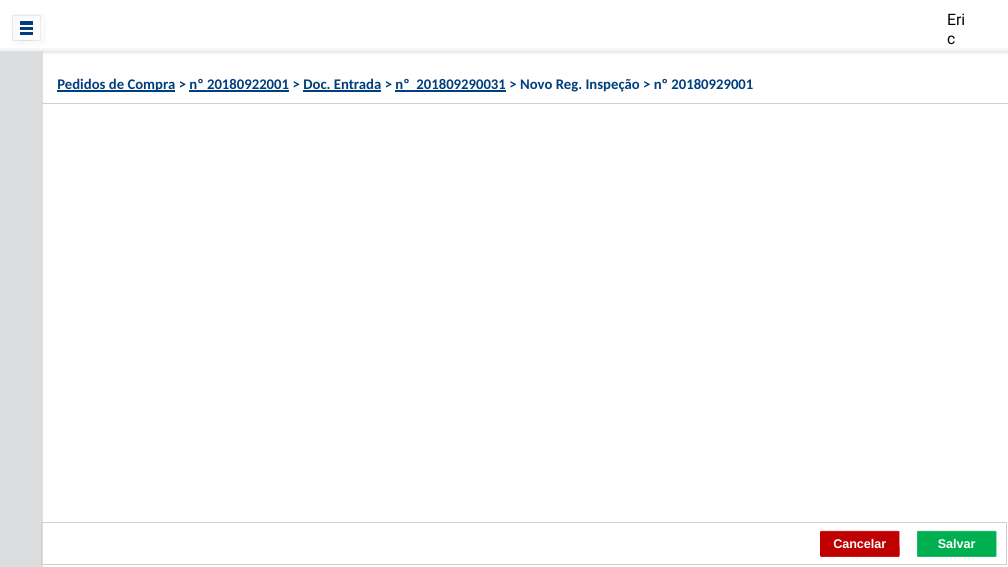
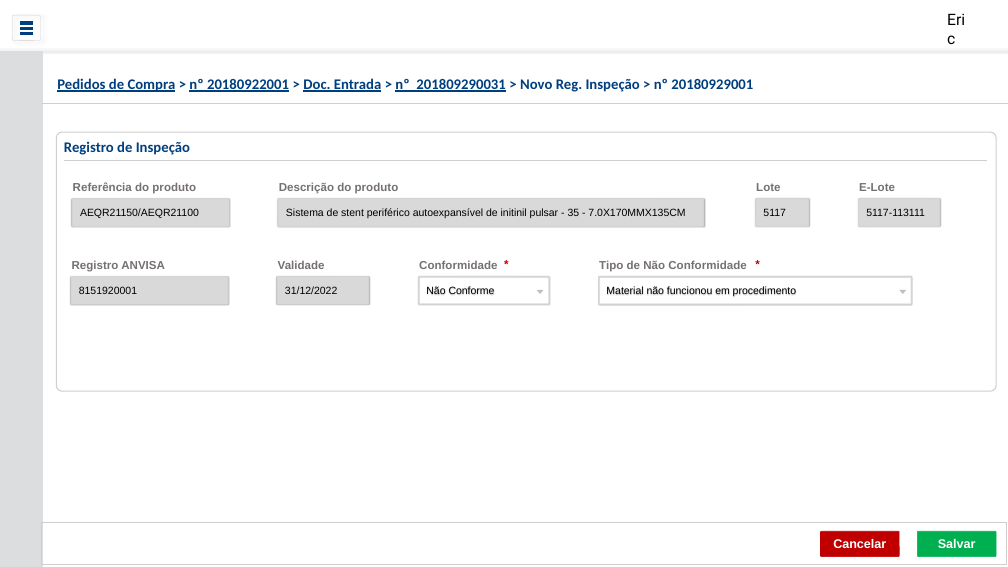
Before and after one commit to ericfgsilva/biograma, a slide deck: slide 10 of prototipo/PedidoDeCompra.pptx. Drawn at 1008x567 pixels with LibreOffice and Linux fonts; fonts in the diff are those of the drawing; background and template pictures are left out. Boxes give left, top, right and bottom in pixels: in the first picture for what was removed or moved away, otherwise in the second. Text is boxed around its words. In the diff, an @@ line names an element or a change of style, - is before the commit and + after.

```diff
--- a/prototipo/PedidoDeCompra.pptx
+++ b/prototipo/PedidoDeCompra.pptx
@@ rounded rectangle added at <box>57,132,997,392</box>, outline #D0CECE 1 pt @@
@@ text added at <box>64,141,190,155</box>, 14 pt, text #003F7F, bold @@
+Registro de Inspeção
@@ line added from (64, 160) to (988, 160), #D0CECE 0.5 pt @@
@@ rounded rectangle added at <box>73,199,229,226</box>, fill #D9D9D9, outline #D4D4D4 1 pt, 10 pt, text #000000 @@
+AEQR21150/AEQR21100
@@ text added at <box>73,182,196,194</box>, 11 pt, text #767171, bold @@
+Referência do produto
@@ rounded rectangle added at <box>278,199,703,226</box>, fill #D9D9D9, outline #D4D4D4 1 pt, 10 pt, text #000000 @@
+Sistema de stent periférico autoexpansível de initinil pulsar - 35 - 7.0X170MMX135CM
@@ text added at <box>279,182,399,194</box>, 11 pt, text #767171, bold @@
+Descrição do produto
@@ rounded rectangle added at <box>756,199,809,226</box>, fill #D9D9D9, outline #D4D4D4 1 pt, 10 pt, text #000000 @@
+5117
@@ text added at <box>756,183,780,191</box>, 11 pt, text #767171, bold @@
+Lote
@@ rounded rectangle added at <box>859,199,940,226</box>, fill #D9D9D9, outline #D4D4D4 1 pt, 10 pt, text #000000 @@
+5117-113111
@@ text added at <box>859,183,895,191</box>, 11 pt, text #767171, bold @@
+E-Lote
@@ text added at <box>72,260,165,272</box>, 11 pt, text #767171, bold @@
+Registro ANVISA
@@ text added at <box>278,260,325,269</box>, 11 pt, text #767171, bold @@
+Validade
@@ group added at <box>419,256,549,304</box>: 2 texts, 1 rounded rectangle, 1 triangle @@
+Não Conforme
+Conformidade
+*
@@ group added at <box>599,256,912,304</box>: 2 texts, 1 rounded rectangle, 1 triangle @@
+Material não funcionou em procedimento
+Tipo de Não Conformidade
+*
@@ rounded rectangle added at <box>71,277,228,304</box>, fill #D9D9D9, outline #D4D4D4 1 pt, 10 pt, text #000000 @@
+8151920001
@@ rounded rectangle added at <box>278,277,369,304</box>, fill #D9D9D9, outline #D4D4D4 1 pt, 10 pt, text #000000 @@
+31/12/2022
```
Also in this commit, not shown: 4 other slides changed, 1 other file.
